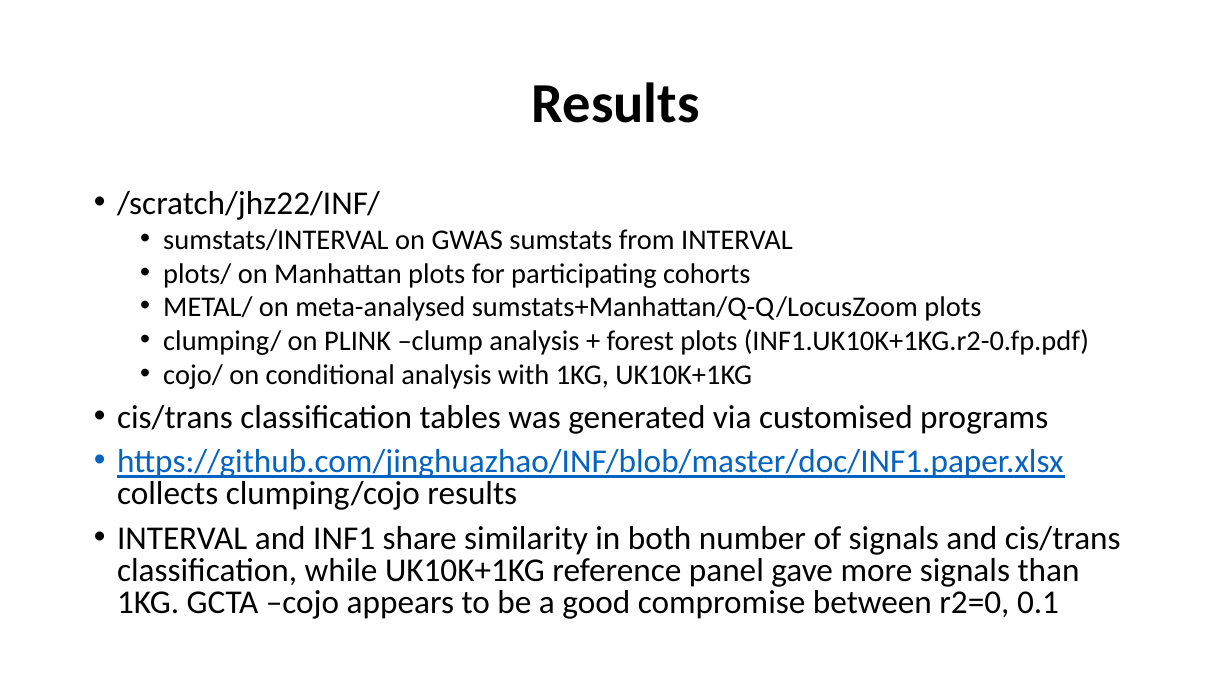
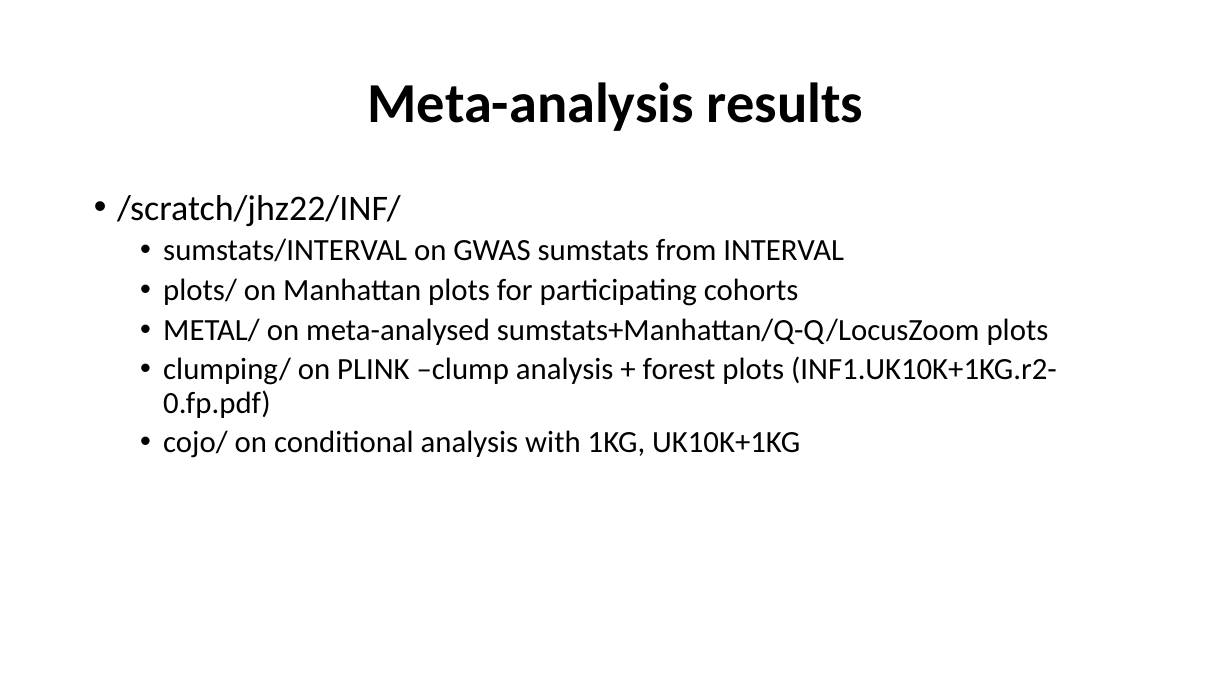
Before and after one commit to jinghuazhao/INF, a slide deck: slide 8 of doc/SCALLOP_INF1-120419.pptx (slide 7 before the commit). Drawn at 1232x693 pixels with LibreOffice and Linux fonts; fonts in the diff are those of the drawing. Boxes give left, top, right and bottom in pixels: in the first picture for what was removed or moved away, otherwise in the second. Text is boxed around its words. In the diff, an @@ line names an element or a change of style, - is before the commit and + after.

```diff
--- a/doc/SCALLOP_INF1-120419.pptx
+++ b/doc/SCALLOP_INF1-120419.pptx
@@ title at box(368, 82, 863, 131): text changed @@
-Results
+Meta-analysis results
@@ text "/scratch/jhz22/INF/" at box(117, 195, 1057, 458): size 25.9 to 28 pt in "/scratch/jhz22/INF/"; size 22.2 to 24 pt; line spacing 0.8 to 0.9 @@
@@ text at box(117, 405, 1121, 619): paragraphs removed @@
-• cis/trans classification tables was generated via customised programs
-• https://github.com/jinghuazhao/INF/blob/master/doc/INF1.paper.xlsx collects clumping/cojo results
-• INTERVAL and INF1 share similarity in both number of signals and cis/trans classification, while UK10K+1KG reference panel gave more signals than 1KG. GCTA –cojo appears to be a good compromise between r2=0, 0.1
```
Also in this commit, not shown: 4 other slides changed, 1 slide added.
